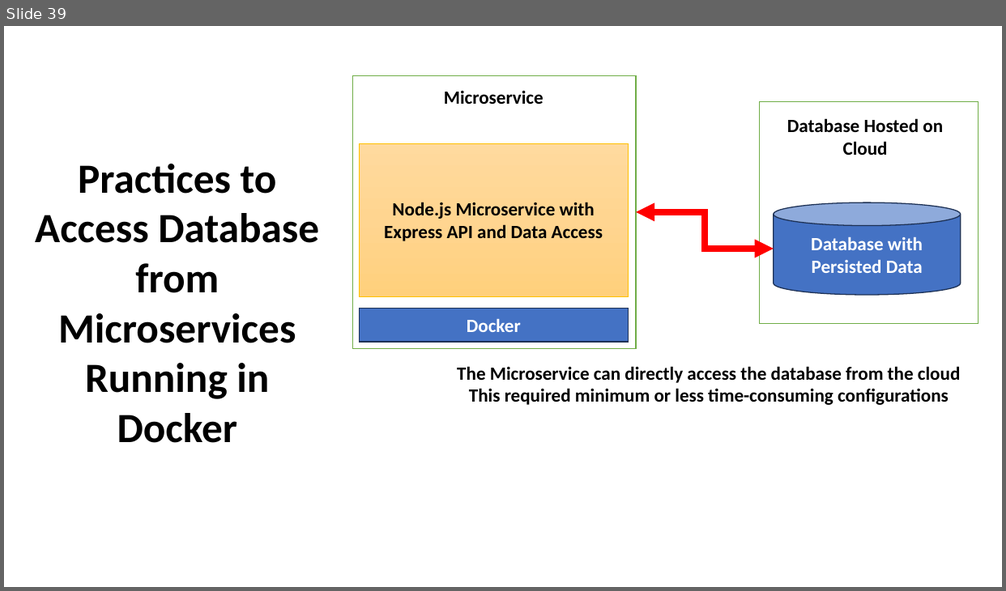
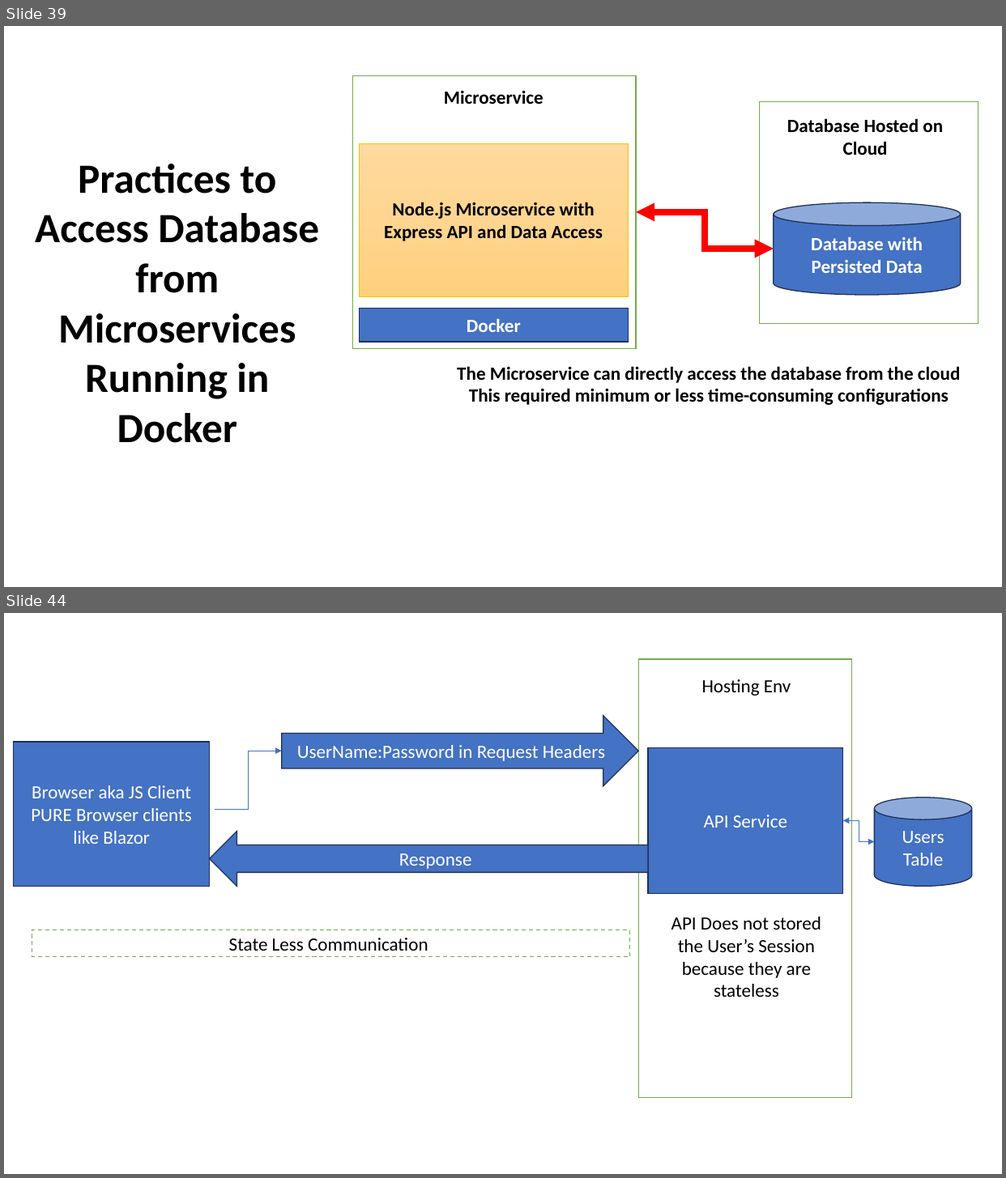
Before and after one commit to maheshsabnis/ugam, a slide deck: Training_Presentetions.pptx. Shown one above the other, each under a label of ours: slide 39 before the commit, slides 39 and 44 after it; the slides between them are not shown. The pictures are 1006x591 and 1006x1178 pixels, drawn with LibreOffice and Linux fonts; fonts in the diff are those of the drawing. Boxes give left, top, right and bottom in pixels: in the first picture for what was removed or moved away, otherwise in the second. Text is boxed around its words. In the diff, an @@ line names an element or a change of style, - is before the commit and + after.

```diff
--- a/Training_Presentetions.pptx
+++ b/Training_Presentetions.pptx
@@ slide 44 added at (4, 613, 1002, 1174), background #FFFFFF @@
@@ rectangle added at (639, 659, 852, 1098), fill #FFFFFF, outline #70AD47 1 pt @@
@@ text added at (702, 679, 791, 696), 18 pt, text #000000 @@
+Hosting Env
@@ right arrow added at (282, 716, 639, 786), fill #4472C4, outline #1E3256 1 pt, 18 pt, text #FFFFFF @@
+UserName:Password in Request Headers
@@ rectangle added at (14, 742, 210, 886), fill #4472C4, outline #1E3256 1 pt, 18 pt, text #FFFFFF @@
+Browser aka JS Client
+PURE Browser clients like Blazor
@@ elbow arrow added from (215, 810) to (282, 751), #4472C4 0.5 pt @@
@@ rectangle added at (648, 747, 842, 894), fill #4472C4, outline #1E3256 1 pt, 18 pt, text #FFFFFF @@
+API Service
@@ cylinder added at (875, 798, 972, 887), fill #4472C4, outline #1E3256 1 pt, 18 pt, text #FFFFFF @@
+Users Table
@@ elbow double arrow added from (843, 821) to (875, 842), #4472C4 0.5 pt @@
@@ left arrow added at (209, 832, 648, 886), fill #4472C4, outline #1E3256 1 pt, 18 pt, text #FFFFFF @@
+Response
@@ text added at (671, 917, 821, 997), 18 pt, text #000000 @@
+API Does not stored the User’s Session because they are stateless
@@ rectangle added at (32, 931, 630, 957), fill #FFFFFF, outline #70AD47 1 pt dashed, 18 pt, text #000000 @@
+State Less Communication
```
Also in this commit, not shown: 5 other slides added, 27 other files.
